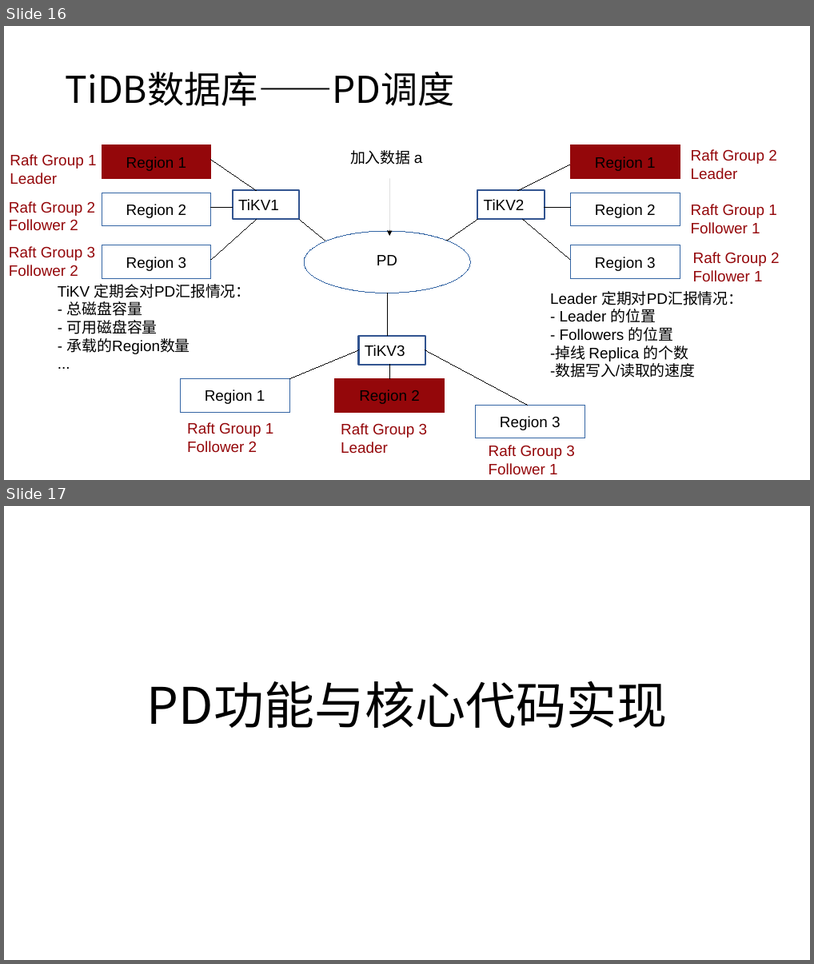
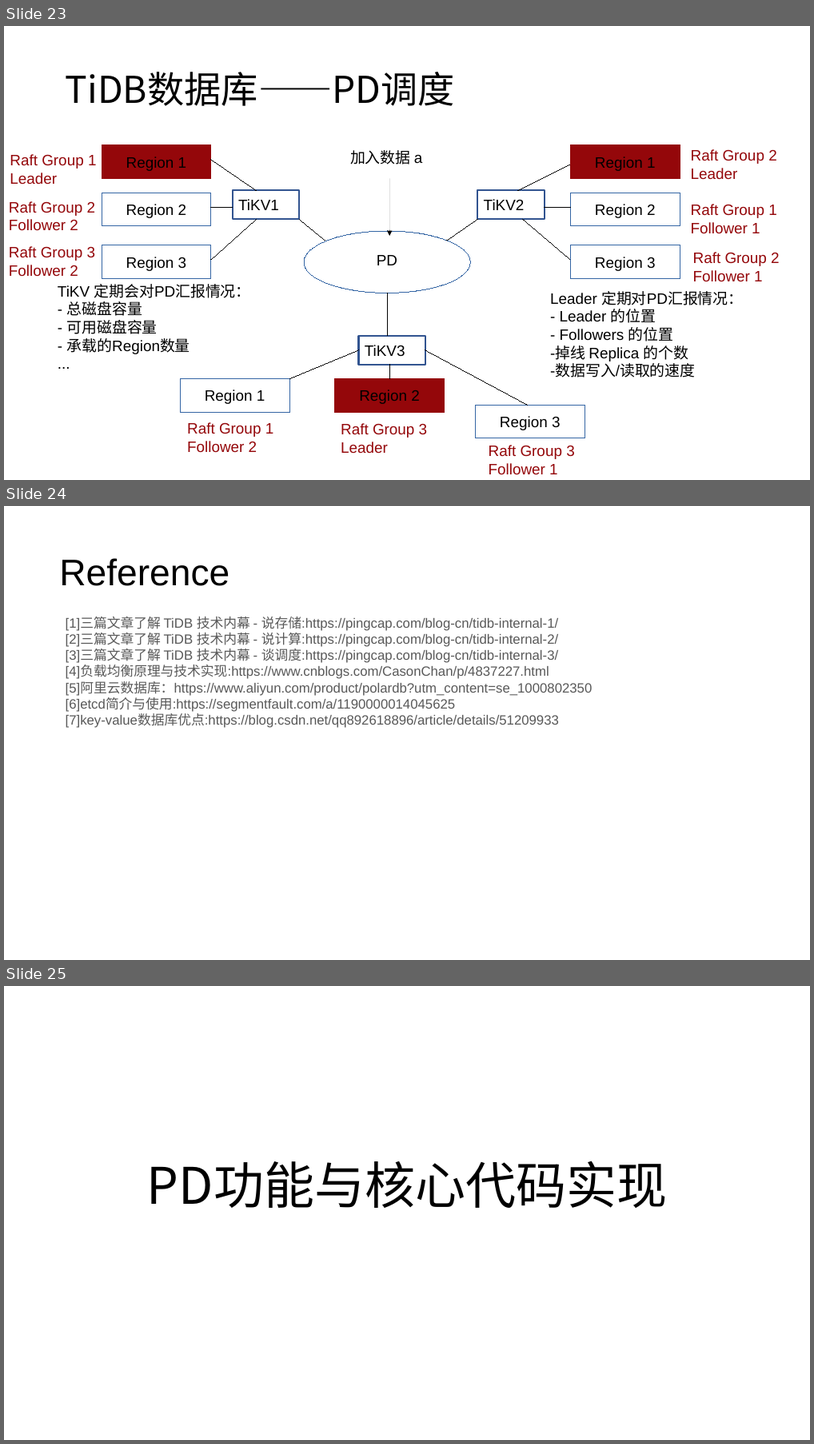
Before and after one commit to Doris404/Study-paper-channel, a slide deck: Chai' project/study material/notes/TiDB项目.pptx. Shown one above the other, each under a label of ours: slides 16 and 17 before the commit, slides 23, 24 and 25 after it. The pictures are 814x964 and 814x1444 pixels, drawn with LibreOffice and Linux fonts; fonts in the diff are those of the drawing. Boxes give left, top, right and bottom in pixels: in the first picture for what was removed or moved away, otherwise in the second. Text is boxed around its words. In the diff, an @@ line names an element or a change of style, - is before the commit and + after.

```diff
--- a/Chai' project/study material/notes/TiDB项目.pptx
+++ b/Chai' project/study material/notes/TiDB项目.pptx
@@ slide 24 added at [4, 506, 810, 960], background #FFFFFF @@
@@ title added at [59, 558, 230, 586], 44 pt, text #000000 @@
+Reference
@@ text added at [66, 616, 593, 728], 16 pt, text #595959 @@
+[1]三篇文章了解 TiDB 技术内幕 - 说存储:https://pingcap.com/blog-cn/tidb-internal-1/
+[2]三篇文章了解 TiDB 技术内幕 - 说计算:https://pingcap.com/blog-cn/tidb-internal-2/
+[3]三篇文章了解 TiDB 技术内幕 - 谈调度:https://pingcap.com/blog-cn/tidb-internal-3/
+[4]负载均衡原理与技术实现:https://www.cnblogs.com/CasonChan/p/4837227.html
+[5]阿里云数据库：https://www.aliyun.com/product/polardb?utm_content=se_1000802350
+[6]etcd简介与使用:https://segmentfault.com/a/1190000014045625
+[7]key-value数据库优点:https://blog.csdn.net/qq892618896/article/details/51209933
@@ what was slide 16 is now slide 23 @@
@@ what was slide 17 is now slide 25 @@
```
Also in this commit, not shown: 6 slides changed, 8 other slides added.
